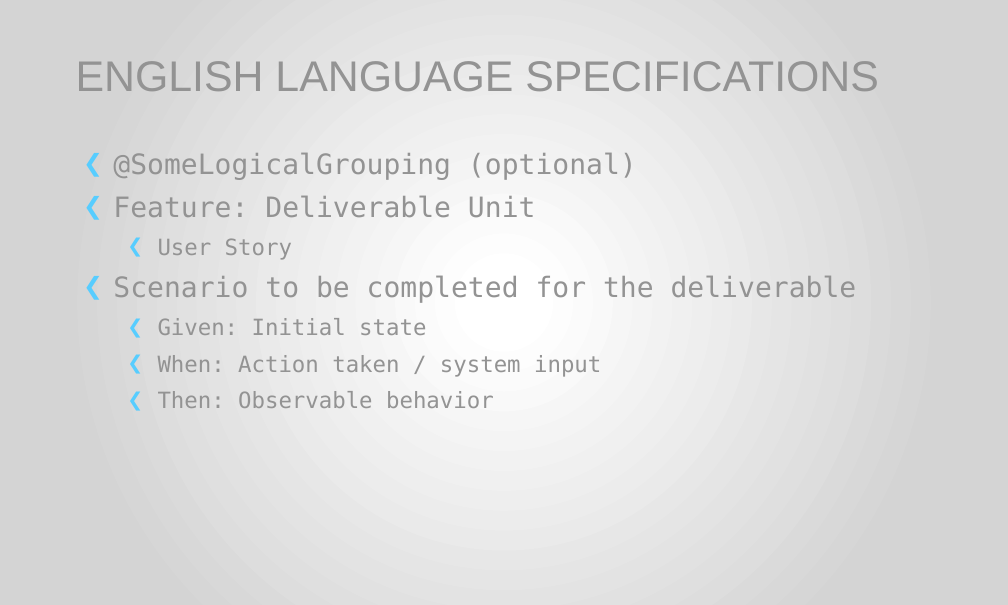
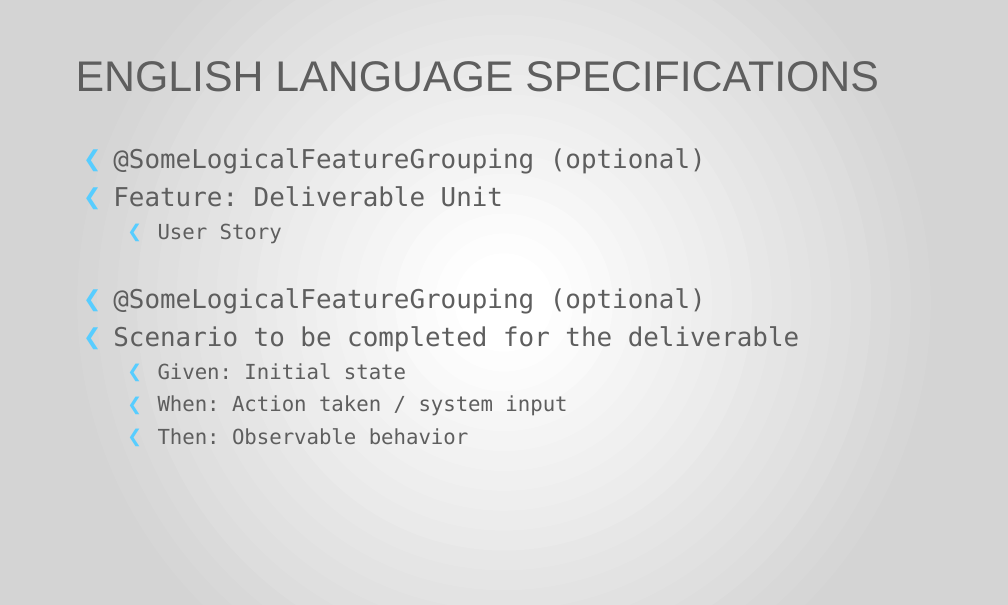
Before and after one commit to thinrichs/ExecutableSpecifications, a slide deck: slide 9 of BCC2015_BDD-ES.pptx. Drawn at 1008x605 pixels with LibreOffice and Linux fonts; fonts in the diff are those of the drawing; background and template pictures are left out. Boxes give left, top, right and bottom in pixels: in the first picture for what was removed or moved away, otherwise in the second. Text is boxed around its words. In the diff, an @@ line names an element or a change of style, - is before the commit and + after.

```diff
--- a/BCC2015_BDD-ES.pptx
+++ b/BCC2015_BDD-ES.pptx
@@ title "ENGLISH LANGUAGE SPECIFICATIONS" at box(76, 61, 879, 92): text colour #939393 to #5E5E5E @@
@@ text at box(113, 148, 706, 174): text changed; size 20 to 18.5 pt; text colour #939393 to #5E5E5E @@
-❮ @SomeLogicalGrouping (optional)
+❮ @SomeLogicalFeatureGrouping (optional)
@@ text at box(113, 186, 799, 445): size 20 to 18.5 pt in "Feature: Deliverable Unit", "Scenario to be completed for the deliverable"; text colour #939393 to #5E5E5E in "Feature: Deliverable Unit", "User Story", "Scenario to be completed for the deliverable", "Given: Initial state" and 2 more places; size 16 to 14.8 pt in "User Story", "Given: Initial state", "When: Action taken / system input", "Then: Observable behavior"; line spacing 1 to 0.9 @@
@@ text at box(113, 288, 706, 314): paragraph added @@
+❮ @SomeLogicalFeatureGrouping (optional)
```
Also in this commit, not shown: 7 other slides changed, 9 other files.
